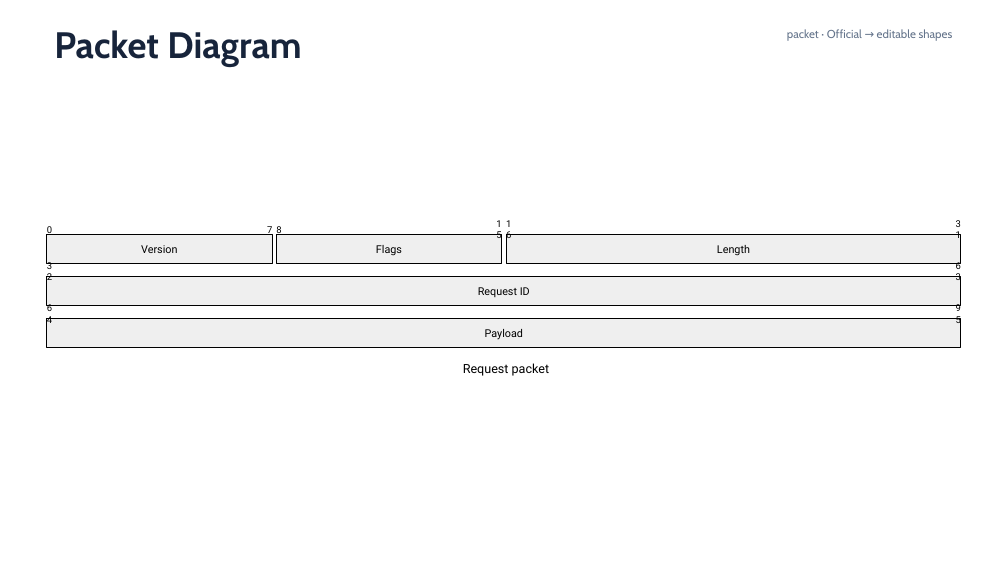
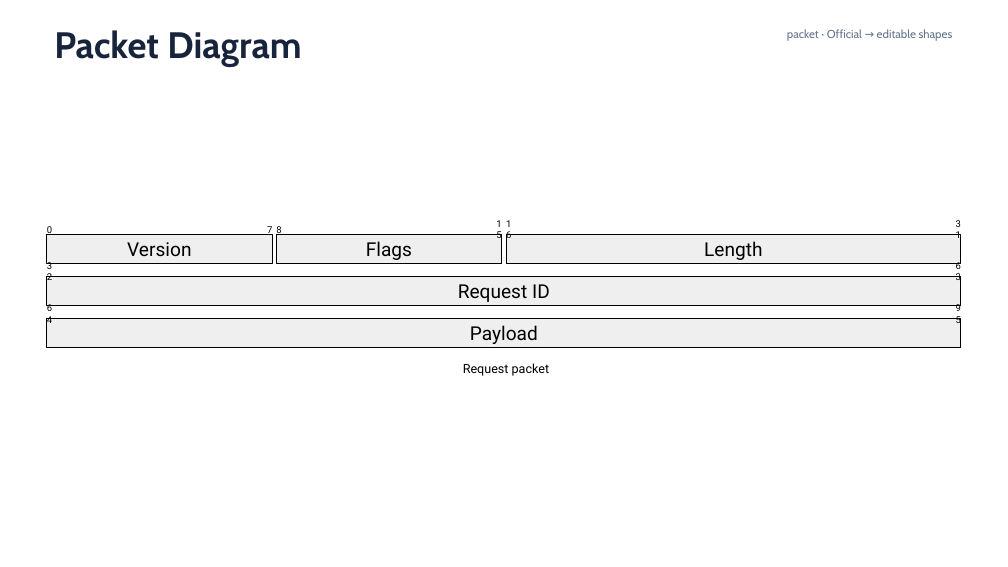
Before and after one commit to sci-gen/diagram-pptx, a slide deck: slide 20 of examples/mermaid-syntax/mermaid-11.16-gallery.pptx. Drawn at 1008x567 pixels with LibreOffice and Linux fonts; fonts in the diff are those of the drawing. Boxes give left, top, right and bottom in pixels: in the first picture for what was removed or moved away, otherwise in the second. Text is boxed around its words. In the diff, an @@ line names an element or a change of style, - is before the commit and + after.

```diff
--- a/examples/mermaid-syntax/mermaid-11.16-gallery.pptx
+++ b/examples/mermaid-syntax/mermaid-11.16-gallery.pptx
@@ text "Version": place and size @@
-text "Version" at [141, 245, 177, 253]
+text "Version" at [127, 242, 191, 256]
@@ text "Flags": place and size @@
-text "Flags" at [376, 245, 402, 256]
+text "Flags" at [366, 241, 412, 260]
@@ text "Length": place and size @@
-text "Length" at [717, 245, 750, 256]
+text "Length" at [704, 241, 762, 260]
@@ size 10.2 to 18.2 pt in 5 elements at [127, 242, 191, 256], [470, 325, 538, 344], [704, 241, 762, 260], [366, 241, 412, 260], [458, 284, 550, 302] @@
@@ text "Request ID": place and size @@
-text "Request ID" at [478, 287, 530, 297]
+text "Request ID" at [458, 284, 550, 302]
@@ text "Payload": place and size @@
-text "Payload" at [485, 329, 523, 340]
+text "Payload" at [470, 325, 538, 344]
```
Also in this commit, not shown: 20 other slides changed, 27 other files.
